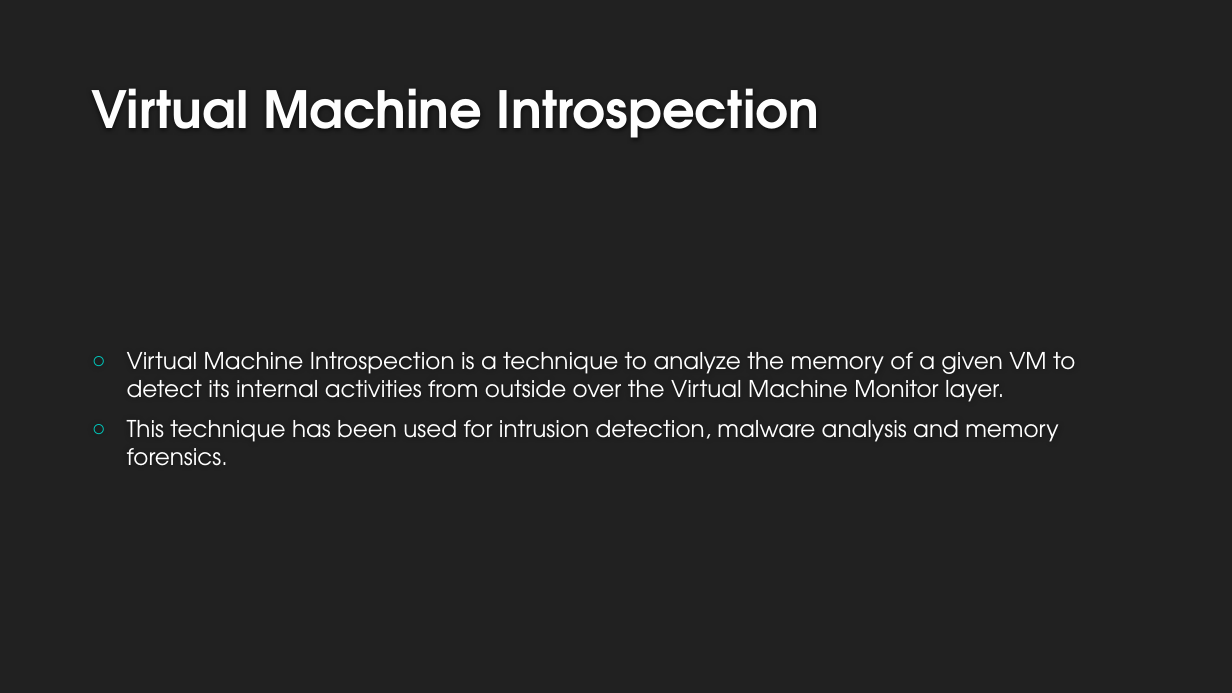
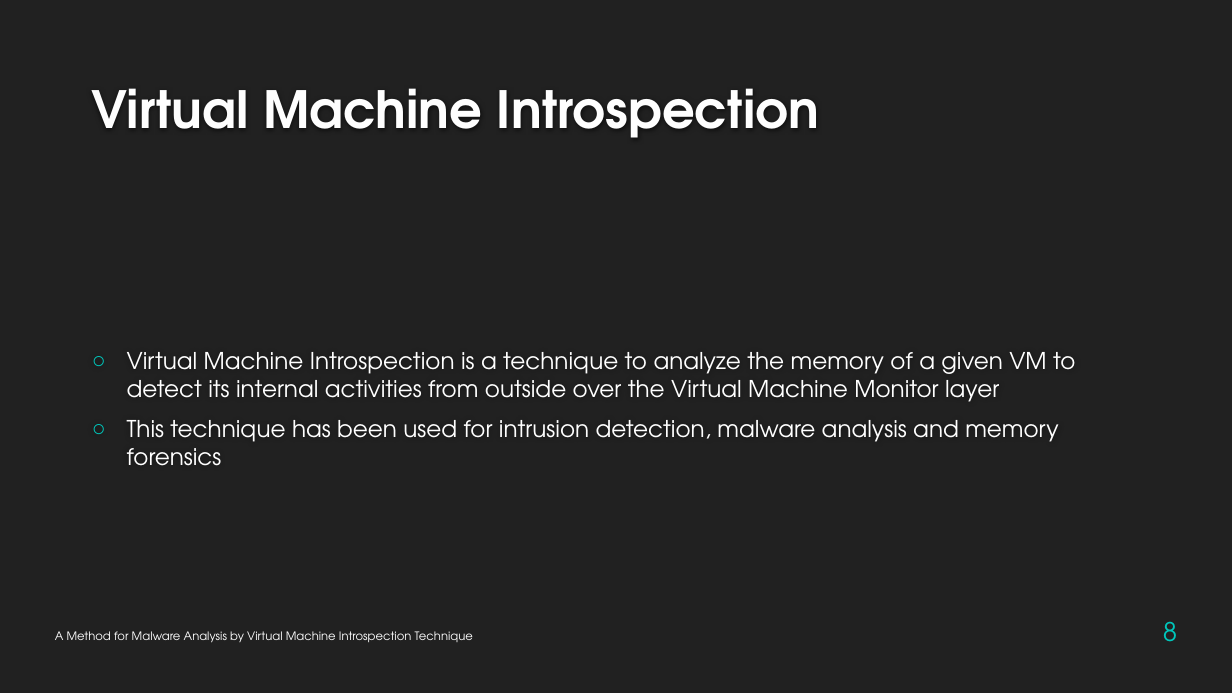
Before and after one commit to KiRiLldrs/academic-fundamentals, a slide deck: slide 8 of lab3 V2.pptx. Drawn at 1232x693 pixels with LibreOffice and Linux fonts; fonts in the diff are those of the drawing; background and template pictures are left out. Boxes give left, top, right and bottom in pixels: in the first picture for what was removed or moved away, otherwise in the second. Text is boxed around its words. In the diff, an @@ line names an element or a change of style, - is before the commit and + after.

```diff
--- a/lab3 V2.pptx
+++ b/lab3 V2.pptx
@@ text at [127, 352, 1075, 466]: text changed @@
-○ Virtual Machine Introspection is a technique to analyze the memory of a given VM to detect its internal activities from outside over the Virtual Machine Monitor layer.
-○ This technique has been used for intrusion detection, malware analysis and memory forensics.
+○ Virtual Machine Introspection is a technique to analyze the memory of a given VM to detect its internal activities from outside over the Virtual Machine Monitor layer
+○ This technique has been used for intrusion detection, malware analysis and memory forensics
@@ page number added at [1163, 622, 1177, 642], 20 pt, text #00C6BB @@
+8
@@ text added at [55, 631, 473, 643], 9 pt, text #FFFFFF @@
+A Method for Malware Analysis by Virtual Machine Introspection Technique
```
Also in this commit, not shown: 12 other slides changed.
